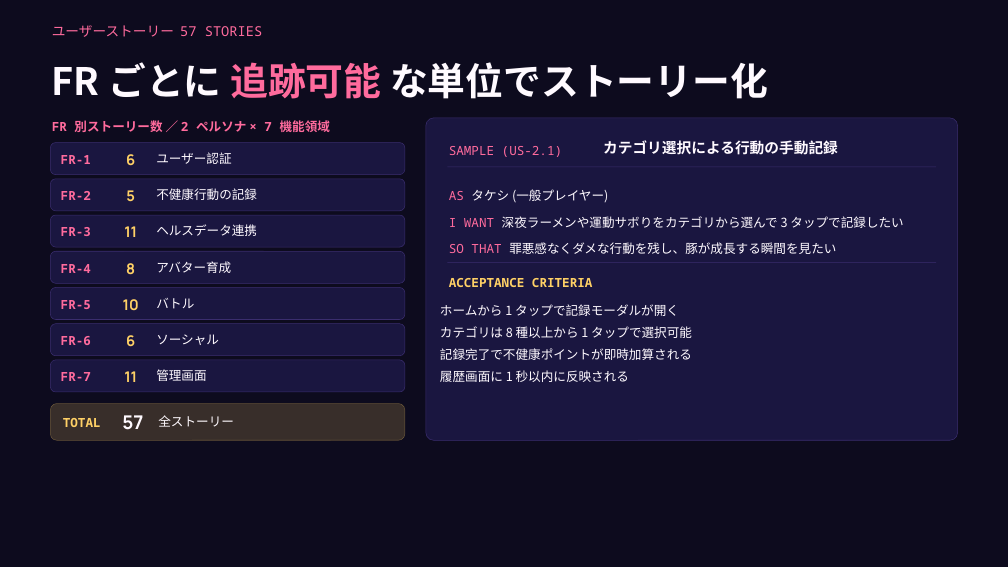
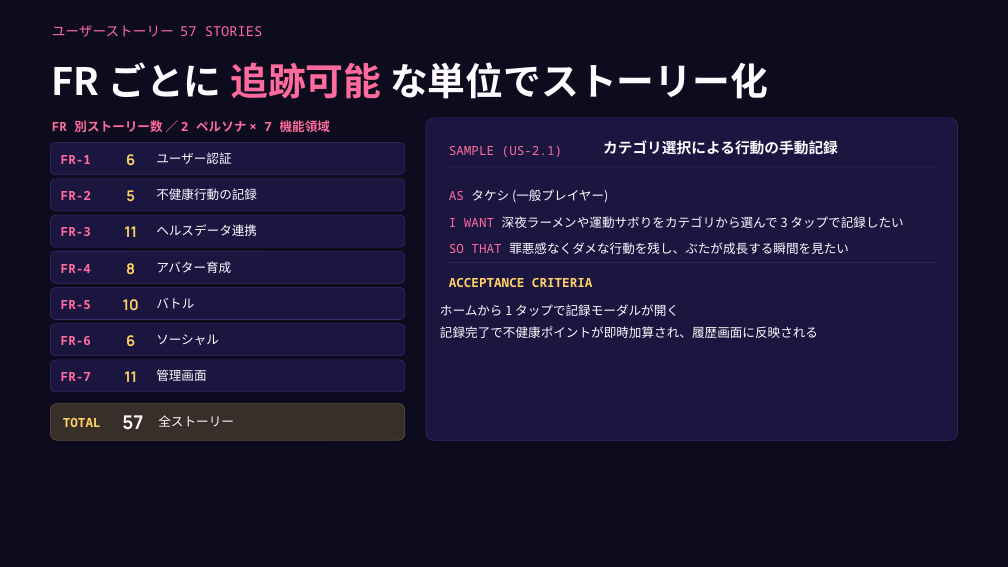
Before and after one commit to 7min-prog/aws_aidlc_hackathon2026_butasodate, a slide deck: slide 7 of docs/ぶたそだて_概要説明.pptx. Drawn at 1008x567 pixels with LibreOffice and Linux fonts; fonts in the diff are those of the drawing. Boxes give left, top, right and bottom in pixels: in the first picture for what was removed or moved away, otherwise in the second. Text is boxed around its words. In the diff, an @@ line names an element or a change of style, - is before the commit and + after.

```diff
--- a/docs/ぶたそだて_概要説明.pptx
+++ b/docs/ぶたそだて_概要説明.pptx
@@ text at [449, 242, 849, 254]: text changed @@
-SO THAT 罪悪感なくダメな行動を残し、豚が成長する瞬間を見たい
+SO THAT 罪悪感なくダメな行動を残し、ぶたが成長する瞬間を見たい
@@ text at [440, 326, 818, 338]: text changed @@
-カテゴリは 8 種以上から 1 タップで選択可能
-記録完了で不健康ポイントが即時加算される
-履歴画面に 1 秒以内に反映される
+記録完了で不健康ポイントが即時加算され、履歴画面に反映される
```
Also in this commit, not shown: 4 other slides changed, 1 other file.
